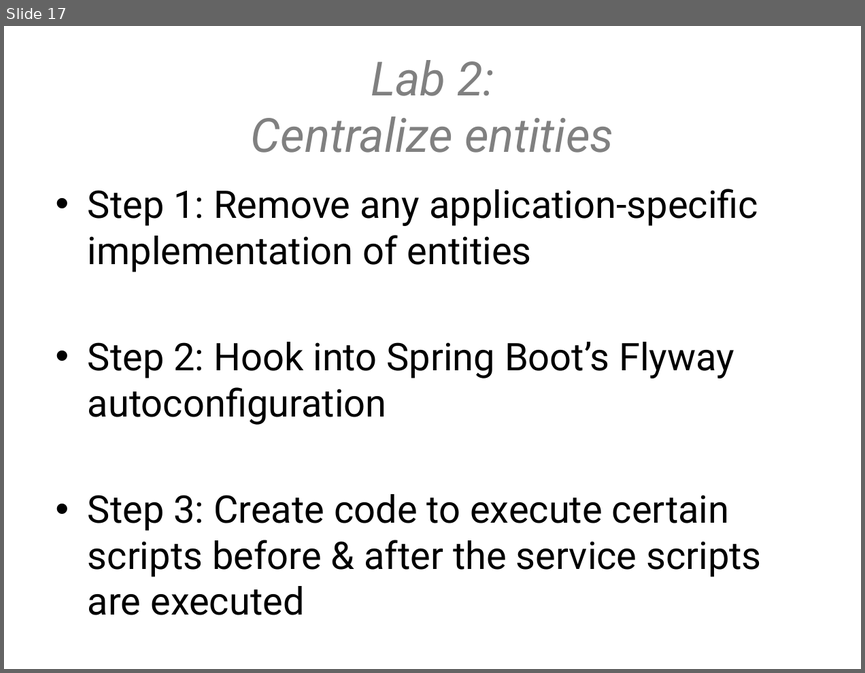
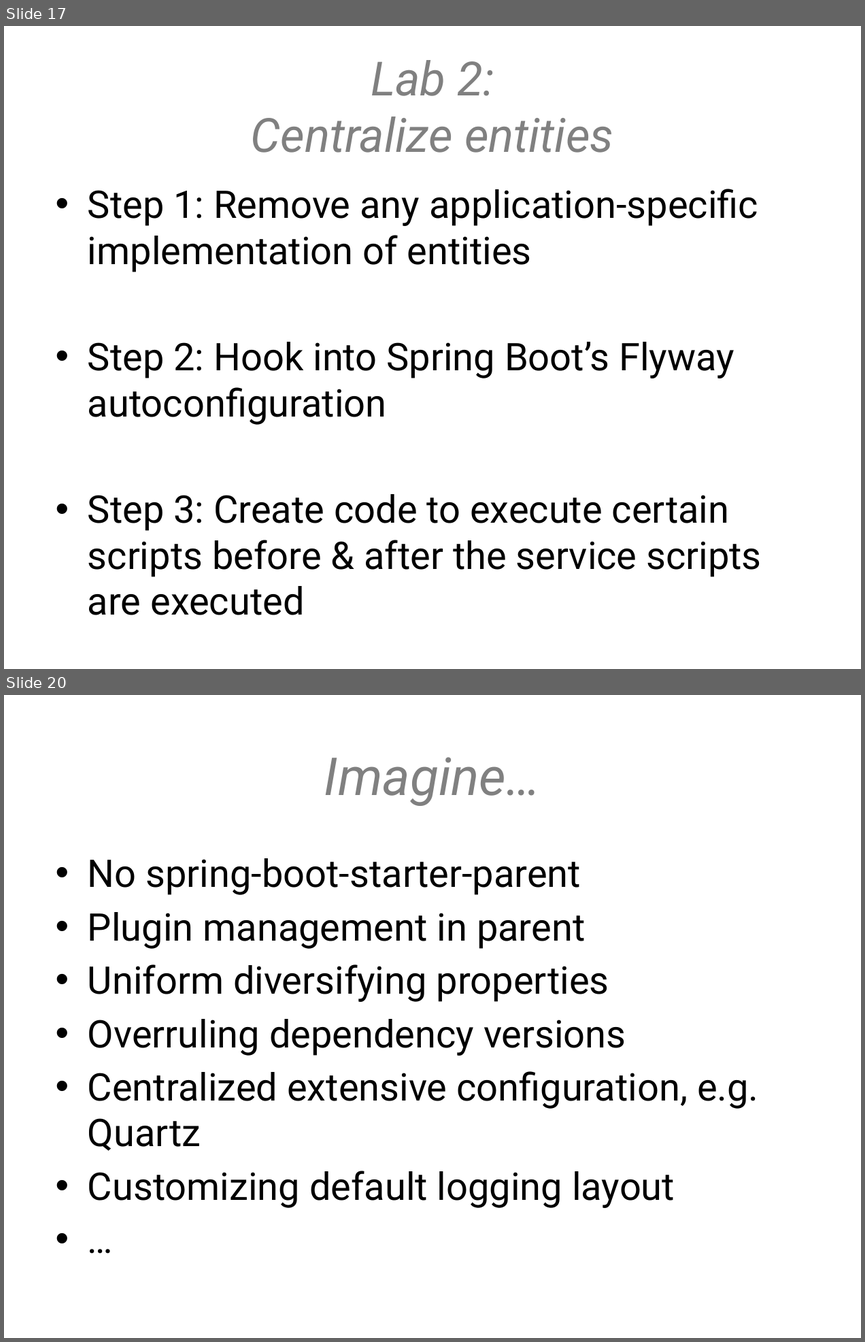
Before and after one commit to hawkeye-bot/springio2017, a slide deck: Spring boot - adapting to your environment.pptx. Shown one above the other, each under a label of ours: slide 17 before the commit, slides 17 and 20 after it; the slides between them are not shown. The pictures are 865x673 and 865x1342 pixels, drawn with LibreOffice and Linux fonts; fonts in the diff are those of the drawing; background and template pictures are left out. Boxes give left, top, right and bottom in pixels: in the first picture for what was removed or moved away, otherwise in the second. Text is boxed around its words. In the diff, an @@ line names an element or a change of style, - is before the commit and + after.

```diff
--- a/Spring boot - adapting to your environment.pptx
+++ b/Spring boot - adapting to your environment.pptx
@@ slide 20 added at (4,695,861,1338), background #FFFFFF; not listed: 1 template element that a slide beside it also shows @@
@@ title added at (324,757,540,806), 44 pt, text #808080, italic @@
+Imagine…
@@ text added at (88,858,759,1208), 32 pt, text #000000 @@
+• No spring-boot-starter-parent
+• Plugin management in parent
+• Uniform diversifying properties
+• Overruling dependency versions
+• Centralized extensive configuration, e.g. Quartz
+• Customizing default logging layout
+• …
```
Also in this commit, not shown: 1 slide changed, 1 other slide added.
